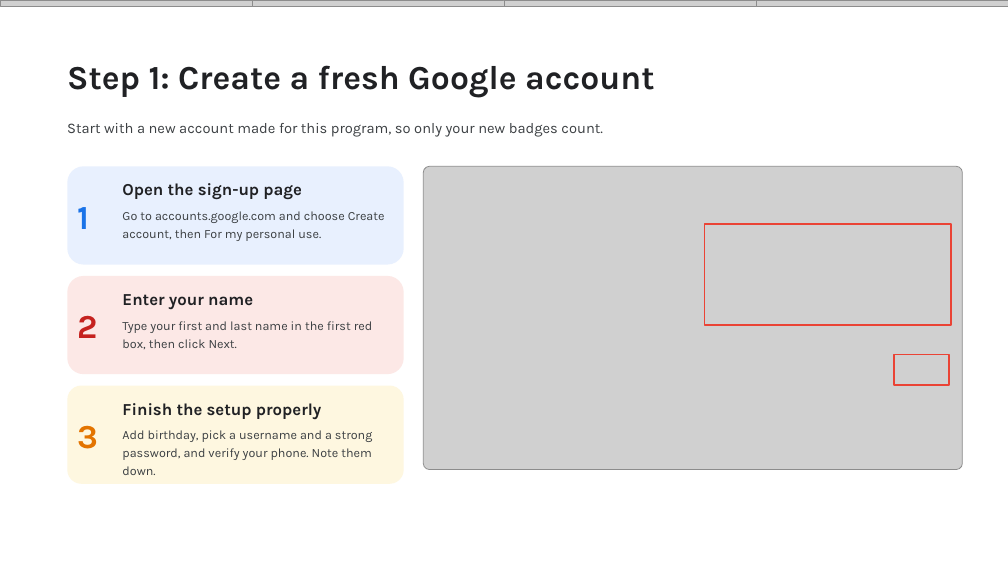
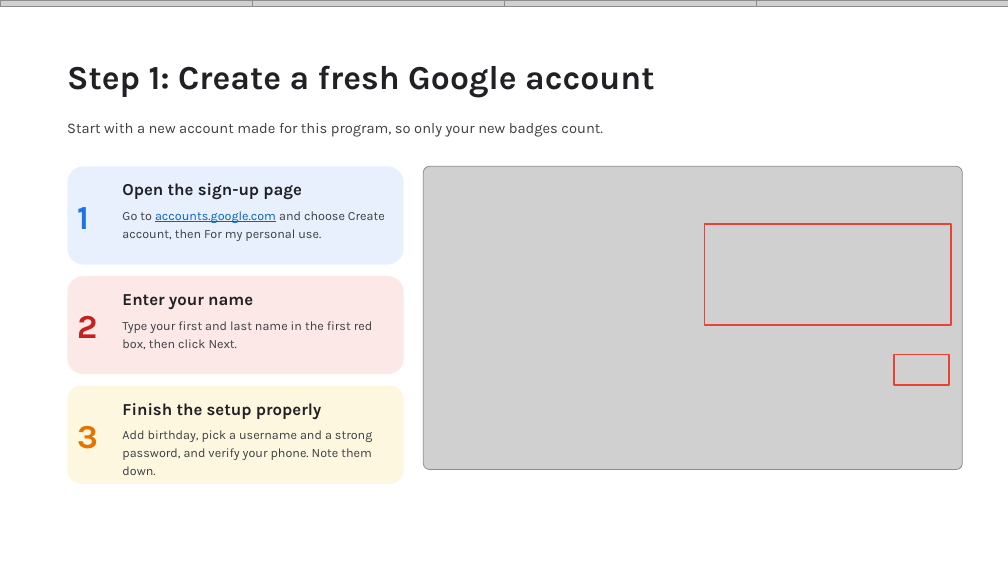
Before and after one commit to Viverun/Realism_Grade, a slide deck: slide 2 of Skill_Boost_Registration_Guide.pptx. Drawn at 1008x567 pixels with LibreOffice and Linux fonts; fonts in the diff are those of the drawing; grey boxes stand for pictures. Boxes give left, top, right and bottom in pixels: in the first picture for what was removed or moved away, otherwise in the second. Text is boxed around its words. In the diff, an @@ line names an element or a change of style, - is before the commit and + after.

```diff
--- a/Skill_Boost_Registration_Guide.pptx
+++ b/Skill_Boost_Registration_Guide.pptx
@@ text "Go to accounts.google.com and choose ..." at box(122, 211, 385, 241): text colour #3C4043 to #0563C1, underline on in "accounts.google.com" @@
```
Also in this commit, not shown: 1 other slide changed.
